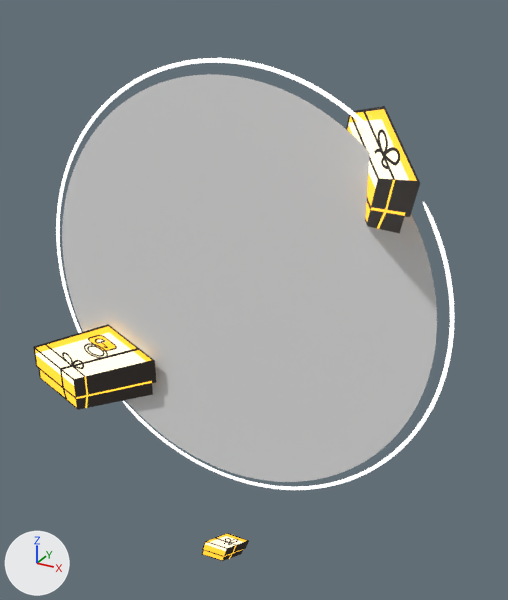
Two versions of the glTF model src/assets/models/brochure_model_1.glb, one commit apart.
The view is the same before and after, from a 50 mm camera at (2.12, -3.58, 1.56) aimed at (0.06, 0.16, -0.31). The axes (+X, +Y, +Z) are drawn at lower left. The lights are the same throughout. Both versions are drawn at frame 125 of the action 'Animation'; the numbers are the values there. Vertices at the same position are counted once.

Before the edit, the objects in view are built like this:
```python
ob_border = bpy.data.objects.new('border', me_plane_014)
ob_border.parent = ob_video_page1
ob_border.location = (0.0, 0.0, 0.0)
ob_border.rotation_euler = (3.142, -0.0126, 0.785)  # degrees (180, -0.7, 45)
ob_package_1 = bpy.data.objects.new('package_1', me_plane_008)
ob_package_1.parent = ob_video_page1
ob_package_1.location = (-0.738, -0.644, 0.953)
ob_package_1.rotation_euler = (0.0, 0.0, -0.785)  # degrees (0, 0, -45)
ob_package_2 = bpy.data.objects.new('package_2', me_plane_009)
ob_package_2.parent = ob_video_page1
ob_package_2.location = (0.759, 0.852, -0.804)
ob_package_2.rotation_euler = (0.0, 0.0, -2.356)  # degrees (0, 0, -135)
ob_package_3 = bpy.data.objects.new('package_3', me_plane_010)
ob_package_3.parent = ob_root_package3
ob_package_3.location = (1.471, -0.0831, 0.729)
ob_package_3.rotation_euler = (0.0, 0.0, 3.142)  # degrees (0, 0, 180)
ob_package_3.scale = (0.4, 0.4, 0.4)
ob_video_page1 = bpy.data.objects.new('video_page1', me_cylinder_001)
ob_video_page1.parent = ob_root_page1
ob_video_page1.location = (-0.0558, -0.0172, -0.245)
ob_video_page1.rotation_euler = (0.0, 0.0, 2.356)  # degrees (0, 0, 135)
```
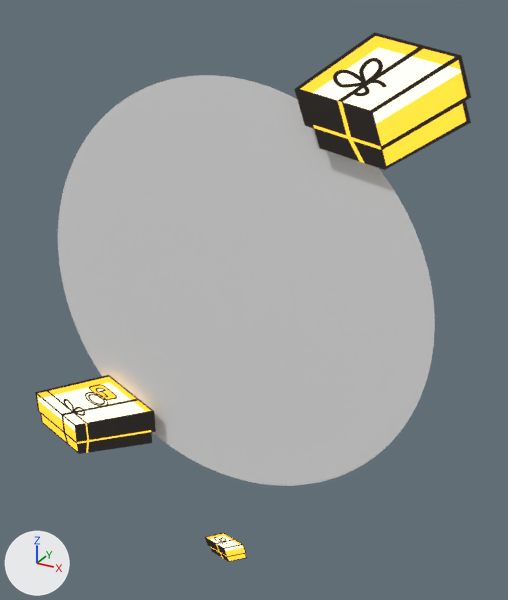
Where the change shows, as pixel boxes [x1, y1, x2, y2] in the pictures (508 x 600 px):
```json
{"object": "video_page1", "change": "mesh rescaled, moved, turned", "before": [62, 74, 437, 482], "after": [58, 75, 435, 486]}
{"object": "package_1", "change": "reshaped, moved, turned", "before": [346, 106, 420, 233], "after": [294, 32, 471, 170]}
{"object": "package_2", "change": "moved, turned", "before": [33, 324, 156, 410], "after": [35, 375, 156, 454]}
{"object": "border", "change": "deleted", "before": [56, 58, 454, 490]}
{"object": "package_3", "change": "reshaped, turned", "before": [202, 533, 249, 561], "after": [205, 533, 247, 562]}
```

The change, as JSON lines over the scene's bpy script:
```json
{"block": "me_plane_010", "where": "me_plane_010.from_pydata(...)  # 4 vertices, 2 faces; spans x -0.352..0.352, y -0.352..0.352, z -0.353..0.353"}
{"block": "me_plane_010", "where": "# used by ob_package_3; parent = ob_root_package3; location = (1.471, -0.0831, 0.729); rotation_euler = (0.0, 0.0, 3.142), in degrees (0, 0, 180); scale = (0.4, 0.4, 0.4)"}
{"block": "me_plane_010", "change": "me_plane_010 part 1"}
{"op": "set", "path": "me_plane_010.vertices[0].co", "old": "(-0.352, -0.352, 0.353)", "new": "(-0.498, 0.0, 0.353)"}
{"op": "set", "path": "me_plane_010.vertices[1].co", "old": "(0.352, 0.352, 0.353)", "new": "(0.498, 0.0, 0.353)"}
{"op": "set", "path": "me_plane_010.vertices[2].co", "old": "(-0.352, -0.352, -0.353)", "new": "(-0.498, 0.0, -0.353)"}
{"op": "set", "path": "me_plane_010.vertices[3].co", "old": "(0.352, 0.352, -0.353)", "new": "(0.498, 0.0, -0.353)"}
{"block": "me_cylinder_001", "where": "me_cylinder_001.from_pydata(...)  # 101 vertices, 99 faces; spans x -0.97..0.97, y -0.97..0.97, z -1.37..1.37"}
{"block": "me_cylinder_001", "where": "# used by ob_video_page1; parent = ob_root_page1; location = (-0.0558, -0.0172, -0.245); rotation_euler = (0.0, 0.0, 2.356), in degrees (0, 0, 135)"}
{"block": "me_cylinder_001", "change": "me_cylinder_001 part 2: the whole mesh is scaled about its middle by (-1.41, 0, 1)"}
{"block": "me_plane_008", "where": "me_plane_008.from_pydata(...)  # 4 vertices, 2 faces; spans x -0.352..0.352, y -0.352..0.352, z -0.353..0.353"}
{"block": "me_plane_008", "where": "# used by ob_package_1; parent = ob_video_page1; location = (-0.738, -0.644, 0.953); rotation_euler = (0.0, 0.0, -0.785), in degrees (0, 0, -45)"}
{"block": "me_plane_008", "change": "me_plane_008 part 3"}
{"op": "set", "path": "me_plane_008.vertices[0].co", "old": "(-0.352, -0.352, 0.353)", "new": "(-0.498, 0.0, 0.353)"}
{"op": "set", "path": "me_plane_008.vertices[1].co", "old": "(0.352, 0.352, 0.353)", "new": "(0.498, 0.0, 0.353)"}
{"op": "set", "path": "me_plane_008.vertices[2].co", "old": "(-0.352, -0.352, -0.353)", "new": "(-0.498, 0.0, -0.353)"}
{"op": "set", "path": "me_plane_008.vertices[3].co", "old": "(0.352, 0.352, -0.353)", "new": "(0.498, 0.0, -0.353)"}
{"op": "set", "path": "ob_package_3.rotation_euler", "old": "(0.0, 0.0, 3.142)", "new": "(0.0, 0.0, 0.0)", "note": "degrees (0, 0, 180) -> degrees (0, 0, 0)"}
{"op": "set", "path": "ob_video_page1.rotation_euler", "old": "(0.0, 0.0, 2.356)", "new": "(0.0, 0.0, 0.0)", "note": "degrees (0, 0, 135) -> degrees (0, 0, 0)"}
{"op": "set", "path": "ob_video_page1.location", "old": "(-0.0558, -0.0172, -0.245)", "new": "(-0.0558, -0.0622, -0.245)"}
{"op": "remove", "block": "ob_border", "code": ["ob_border = bpy.data.objects.new('border', me_plane_014)", "ob_border.parent = ob_video_page1", "ob_border.location = (0.0, 0.0, 0.0)", "ob_border.rotation_euler = (3.142, -0.0126, 0.785)  # degrees (180, -0.7, 45)"]}
{"op": "set", "path": "ob_package_1.rotation_euler", "old": "(0.0, 0.0, -0.785)", "new": "(0.0, 0.0, 0.0)", "note": "degrees (0, 0, -45) -> degrees (0, 0, 0)"}
{"op": "set", "path": "ob_package_1.location", "old": "(-0.738, -0.644, 0.953)", "new": "(0.977, -0.0659, 1.294)"}
{"op": "set", "path": "ob_package_2.rotation_euler", "old": "(0.0, 0.0, -2.356)", "new": "(0.0, 0.0, 0.0)", "note": "degrees (0, 0, -135) -> degrees (0, 0, 0)"}
{"op": "set", "path": "ob_package_2.location", "old": "(0.759, 0.852, -0.804)", "new": "(-1.139, -0.0659, -1.196)"}
```
